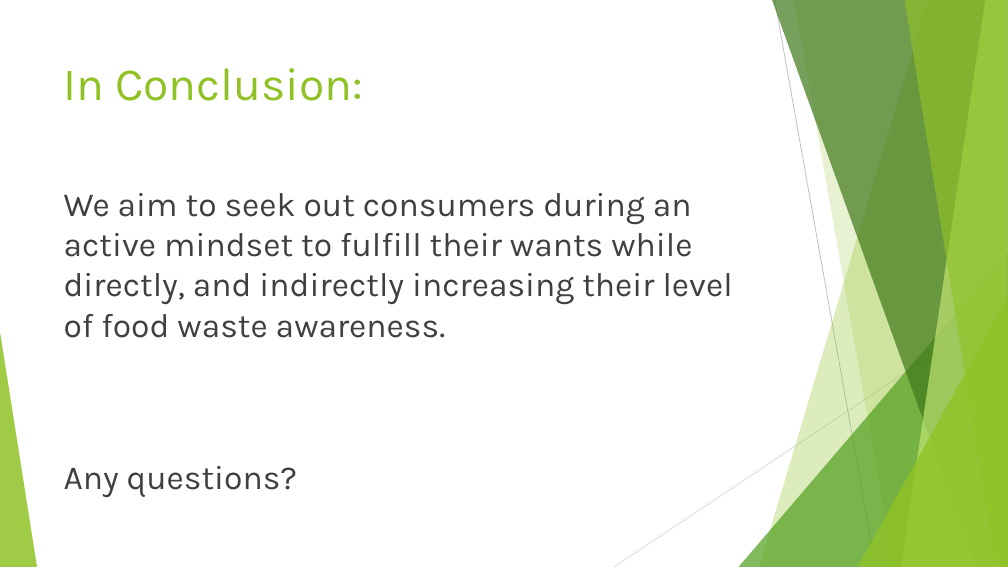
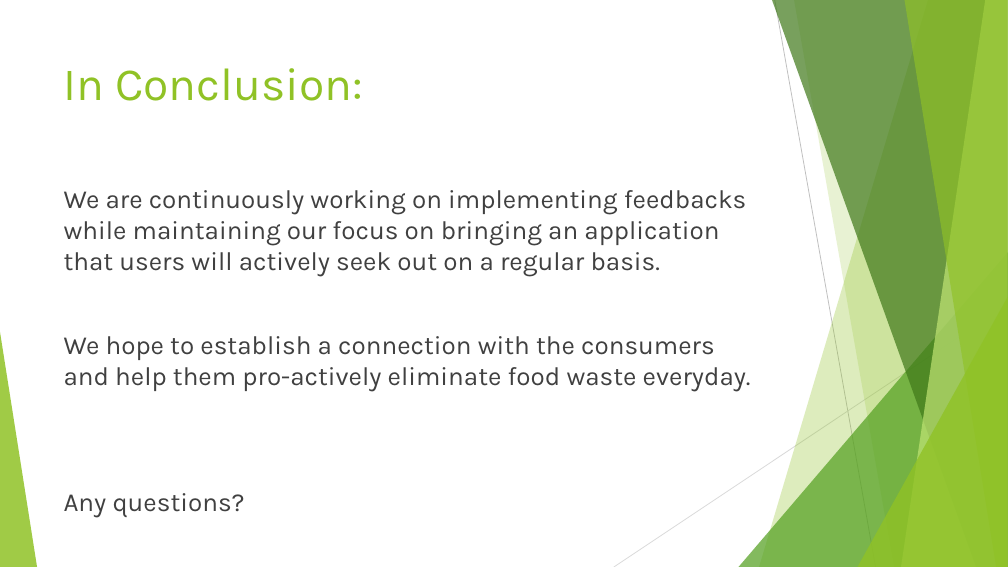
Before and after one commit to AustinBCIT/MVF, a slide deck: slide 13 of Monday May 8th Presentation.pptx (slide 8 before the commit). Drawn at 1008x567 pixels with LibreOffice and Linux fonts; fonts in the diff are those of the drawing. Boxes give left, top, right and bottom in pixels: in the first picture for what was removed or moved away, otherwise in the second. Text is boxed around its words. In the diff, an @@ line names an element or a change of style, - is before the commit and + after.

```diff
--- a/Monday May 8th Presentation.pptx
+++ b/Monday May 8th Presentation.pptx
@@ text at (64,190,751,392): text changed; size 32 to 24.8 pt @@
-We aim to seek out consumers during an active mindset to fulfill their wants while directly, and indirectly increasing their level of food waste awareness.
+We are continuously working on implementing feedbacks while maintaining our focus on bringing an application that users will actively seek out on a regular basis.
+We hope to establish a connection with the consumers and help them pro-actively eliminate food waste everyday.
@@ text at (113,493,245,517): size 32 to 24.8 pt in "Any questions?" @@
```
Also in this commit, not shown: 3 other slides changed, 5 slides added.
